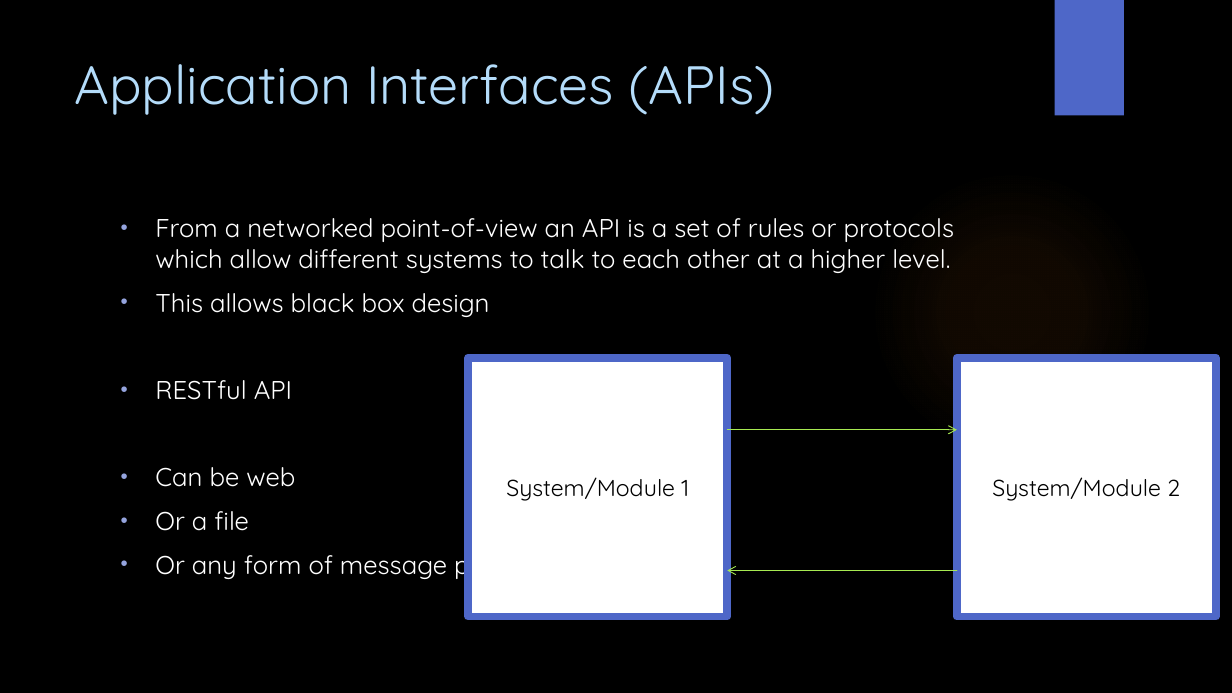
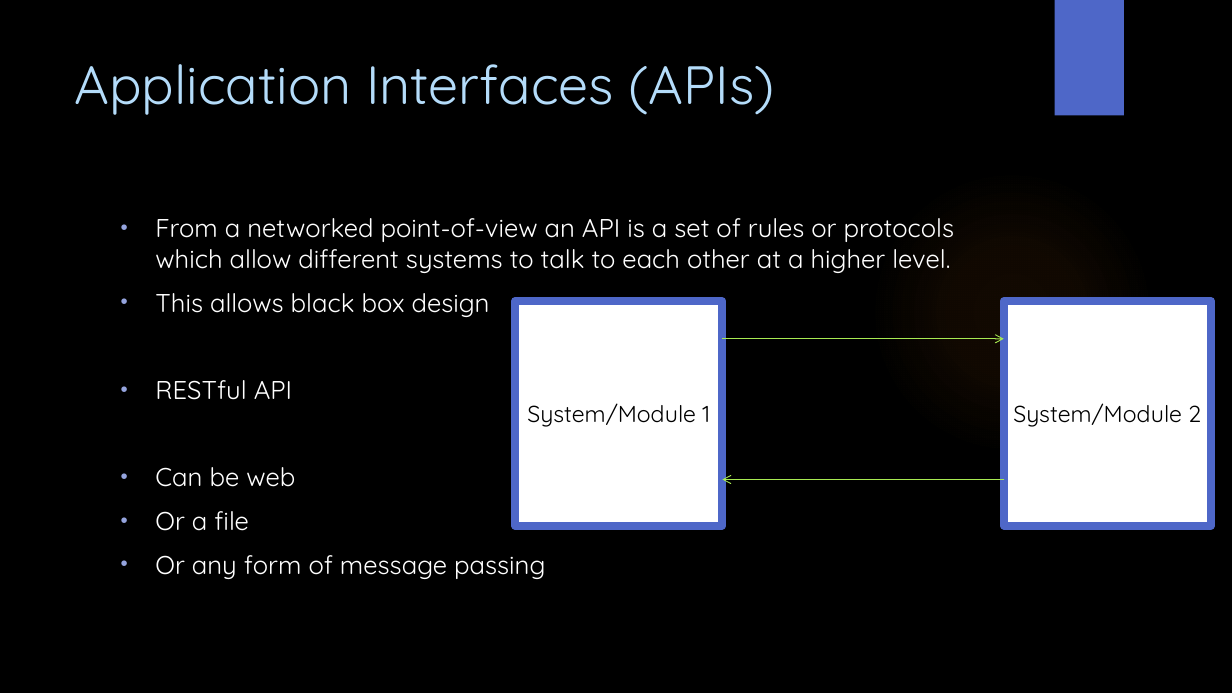
Before and after one commit to WitsSoftDev/SoftDev2016, a slide deck: slide 18 of Session 2/Softdev Session 2 2016.pptx. Drawn at 1232x693 pixels with LibreOffice and Linux fonts; fonts in the diff are those of the drawing; background and template pictures are left out. Boxes give left, top, right and bottom in pixels: in the first picture for what was removed or moved away, otherwise in the second. Text is boxed around its words. In the diff, an @@ line names an element or a change of style, - is before the commit and + after.

```diff
--- a/Session 2/Softdev Session 2 2016.pptx
+++ b/Session 2/Softdev Session 2 2016.pptx
@@ rectangle "System/Module 1": place and size @@
-rectangle "System/Module 1" at (469,358,727,616)
+rectangle "System/Module 1" at (516,301,723,526)
@@ rectangle "System/Module 2": place and size @@
-rectangle "System/Module 2" at (958,358,1216,616)
+rectangle "System/Module 2" at (1004,301,1211,526)
@@ arrow moved from (727, 430) - (958, 430) to (723, 339) - (1004, 339) @@
@@ arrow moved from (958, 570) - (727, 570) to (1004, 480) - (723, 480) @@
```
Also in this commit, not shown: 3 other slides changed, 1 slide added, 4 other files.
